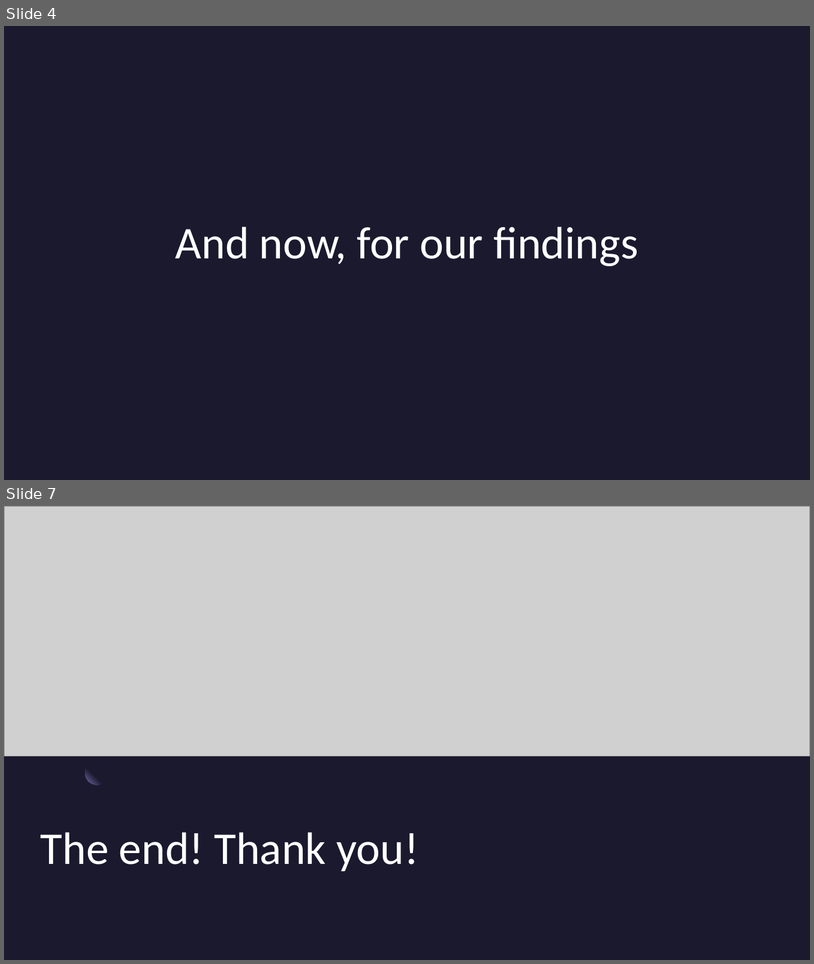
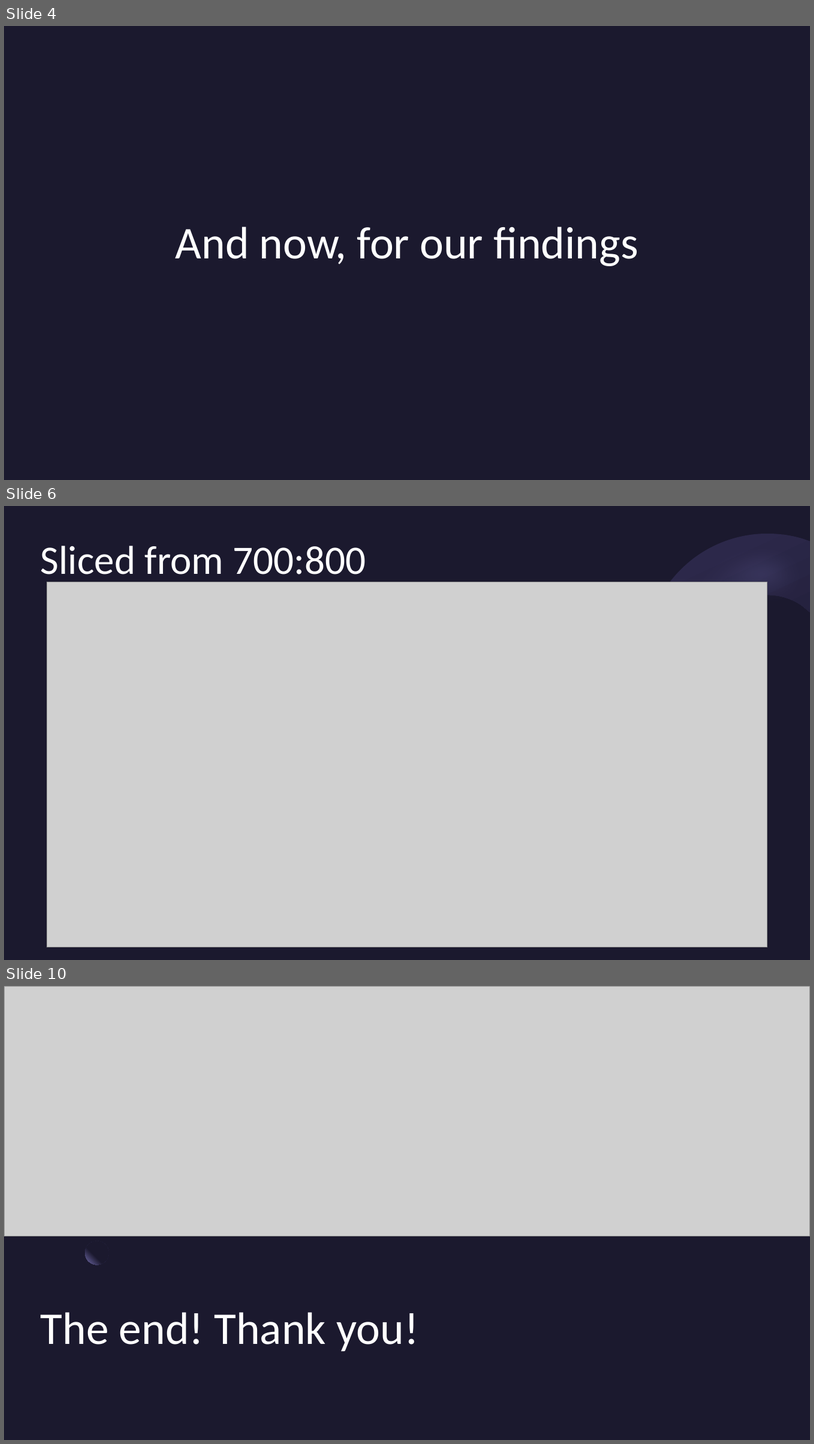
Before and after one commit to phoenixclaw03/STT_303_Final_Project, a slide deck: R Coding presentation.pptx. Shown one above the other, each under a label of ours: slides 4 and 7 before the commit, slides 4, 6 and 10 after it; the slides between them are not shown. The pictures are 814x964 and 814x1444 pixels, drawn with LibreOffice and Linux fonts; fonts in the diff are those of the drawing; grey boxes stand for pictures; background and template pictures are left out. Boxes give left, top, right and bottom in pixels: in the first picture for what was removed or moved away, otherwise in the second. Text is boxed around its words. In the diff, an @@ line names an element or a change of style, - is before the commit and + after.

```diff
--- a/R Coding presentation.pptx
+++ b/R Coding presentation.pptx
@@ slide 6 added at [4, 506, 810, 960], background #1B192E @@
@@ freeform shape added at [594, 506, 810, 743], fill gradient #2C284A to #1B192E @@
@@ freeform shape added at [594, 506, 810, 759], fill #7771B2 at 40% opacity @@
@@ title added at [41, 546, 366, 583], 48 pt, text #FFFFFF @@
+Sliced from 700:800
@@ picture added at [47, 582, 768, 947] @@
@@ freeform shape added at [28, 862, 93, 927], fill #1B192E @@
@@ freeform shape added at [28, 858, 96, 926], fill #7771B2 at 20% opacity @@
@@ what was slide 7 is now slide 10 @@
```
Also in this commit, not shown: 2 slides changed, 3 other slides added, 1 slide removed.
